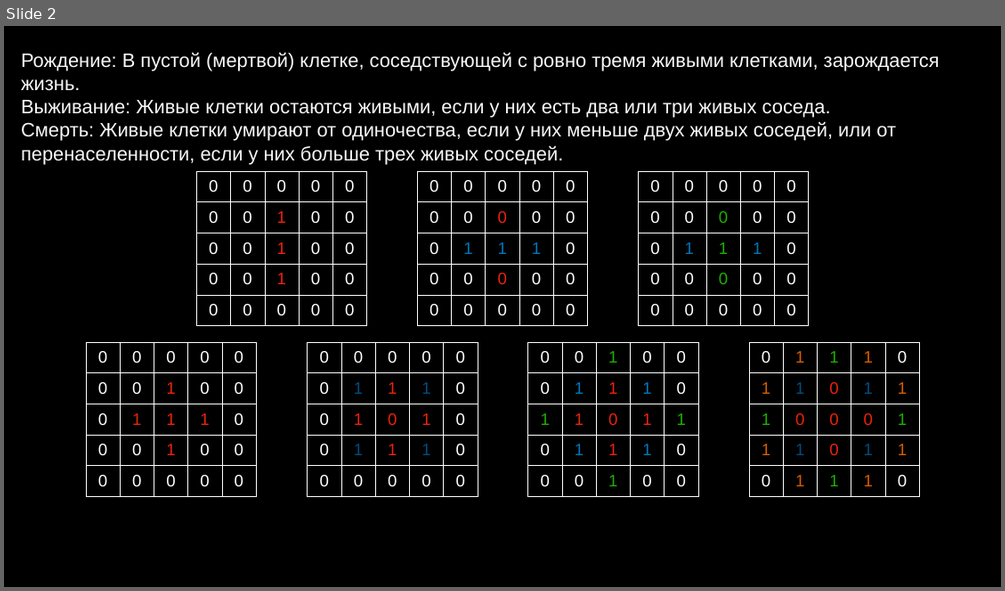
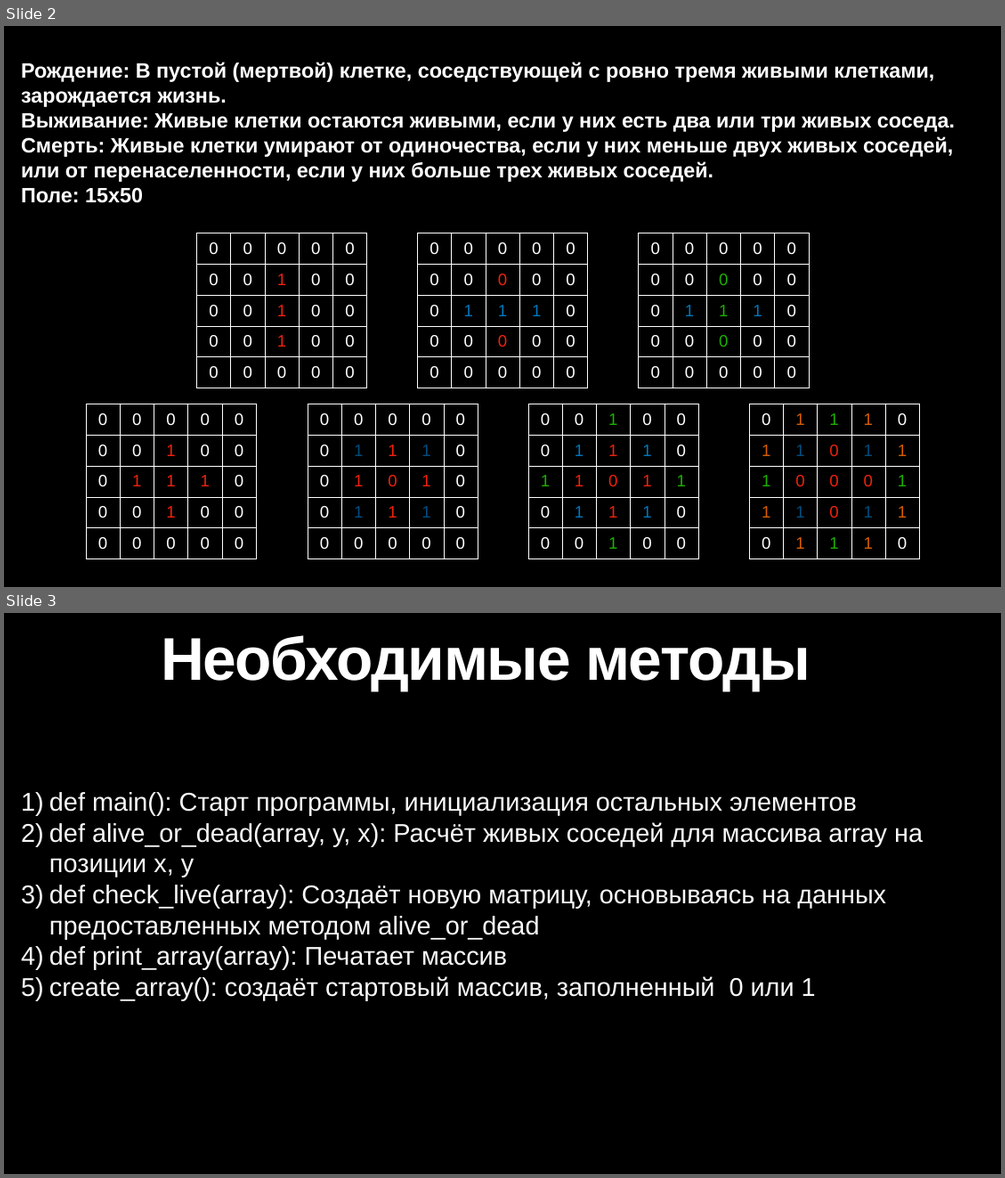
Before and after one commit to maxlukyrabbit/teach, a slide deck: project_1/rules_game.pptx. Shown one above the other, each under a label of ours: slide 2 before the commit, slides 2 and 3 after it. The pictures are 1005x591 and 1005x1178 pixels, drawn with LibreOffice and Linux fonts; fonts in the diff are those of the drawing. Boxes give left, top, right and bottom in pixels: in the first picture for what was removed or moved away, otherwise in the second. Text is boxed around its words. In the diff, an @@ line names an element or a change of style, - is before the commit and + after.

```diff
--- a/project_1/rules_game.pptx
+++ b/project_1/rules_game.pptx
@@ slide 3 added at (4, 613, 1001, 1174), background #000000 @@
@@ text added at (161, 635, 811, 691), 116 pt, text #FFFFFF, bold @@
+Необходимые методы
@@ text added at (49, 792, 922, 1000), 49.5 pt, text #F8F8F8 @@
+1) def main(): Старт программы, инициализация остальных элементов
+2) def alive_or_dead(array, y, x): Расчёт живых соседей для массива array на позиции x, y
+3) def check_live(array): Создаёт новую матрицу, основываясь на данных предоставленных методом alive_or_dead
+4) def print_array(array): Печатает массив
+5) create_array(): создаёт стартовый массив, заполненный 0 или 1
@@ slide 2 changed as well @@
@@ text at (21, 62, 955, 182): size 37.5 to 40 pt, text colour #F8F8F8 to #FFFFFF, bold on @@
@@ text at (21, 187, 143, 203): paragraph added @@
+Поле: 15x50
@@ 7 tables: place and size @@
-7 tables at (86, 171, 919, 497)
+7 tables at (86, 233, 919, 558)
```
Also in this commit, not shown: 34 other files.
